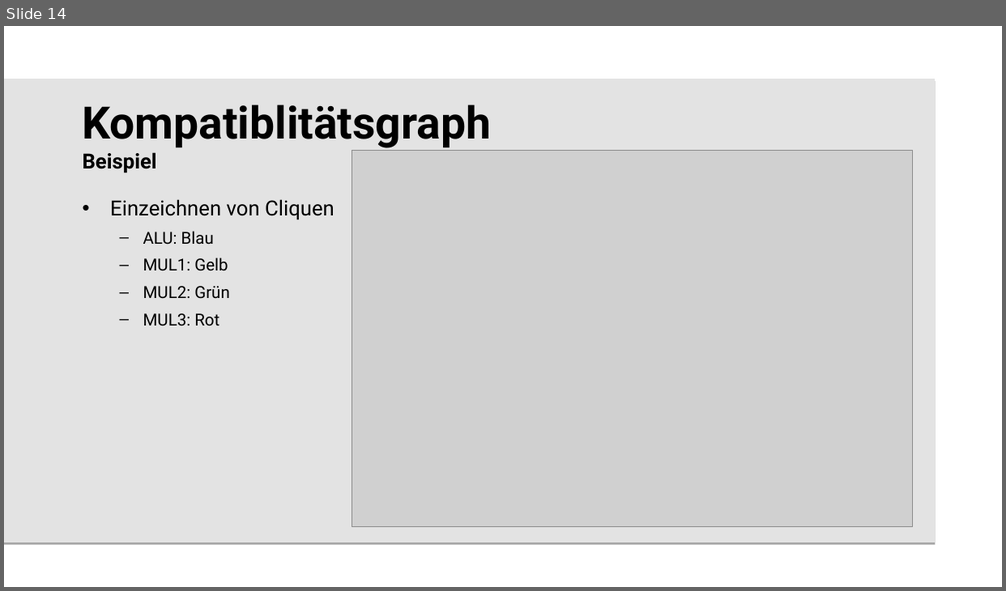
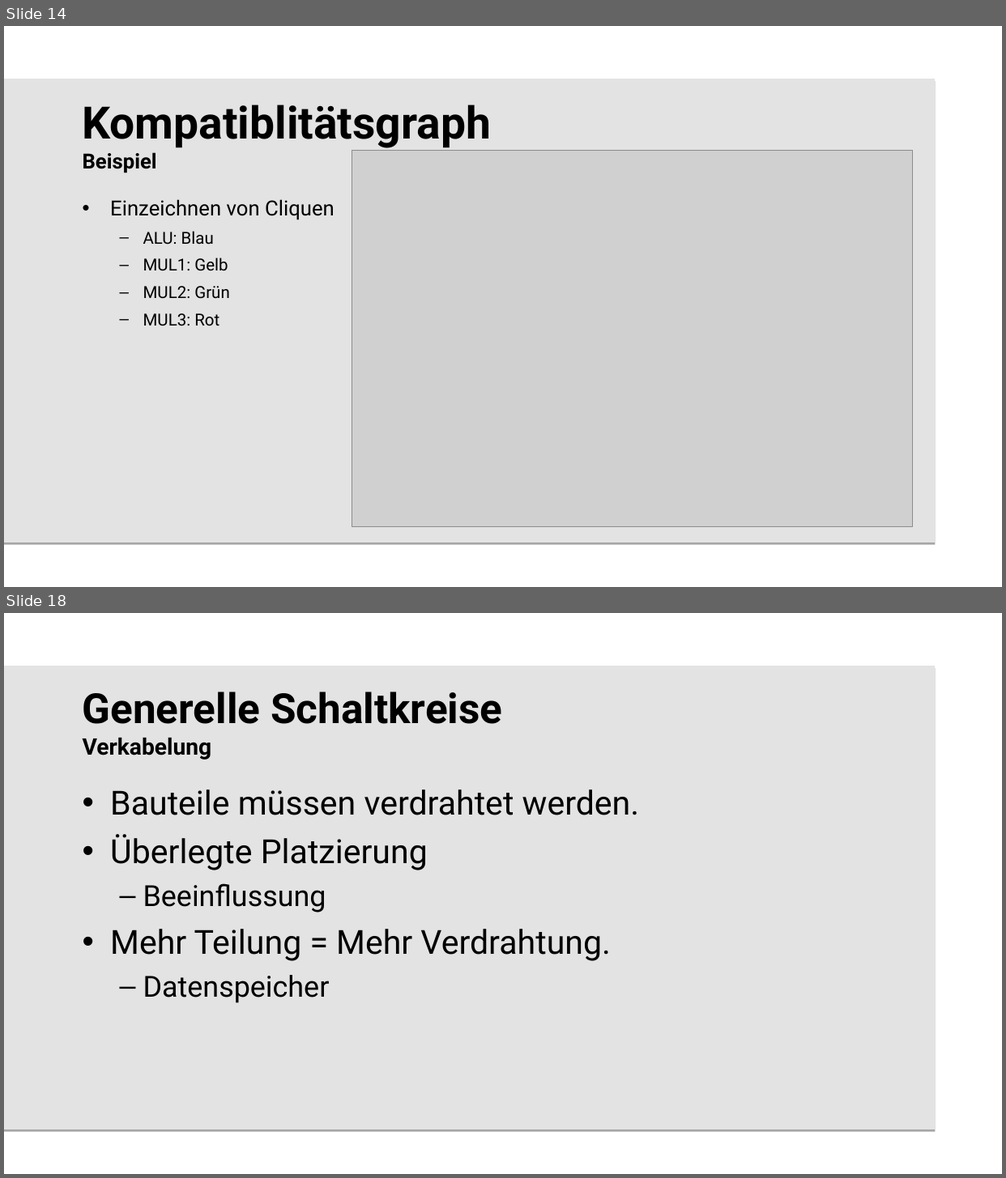
Before and after one commit to beLipinski/HW2, a slide deck: Presentation/Sharing and Binding for General Circuits.odp. Shown one above the other, each under a label of ours: slide 14 before the commit, slides 14 and 18 after it; the slides between them are not shown. The pictures are 1006x591 and 1006x1178 pixels, drawn with LibreOffice and Linux fonts; fonts in the diff are those of the drawing; grey boxes stand for pictures; background and template pictures are left out. Boxes give left, top, right and bottom in pixels: in the first picture for what was removed or moved away, otherwise in the second. Text is boxed around its words. In the diff, an @@ line names an element or a change of style, - is before the commit and + after.

```diff
--- a/Presentation/Sharing and Binding for General Circuits.odp
+++ b/Presentation/Sharing and Binding for General Circuits.odp
@@ slide 18 added at (4, 613, 1002, 1174), background #FFFFFF; not listed: 1 template element that a slide beside it also shows @@
@@ title added at (83, 692, 502, 760), 40 pt, text #000000, bold @@
+Generelle Schaltkreise
+Verkabelung
@@ text added at (110, 790, 640, 1003), 32 pt, text #000000 @@
+• Bauteile müssen verdrahtet werden.
+• Überlegte Platzierung
+  – Beeinflussung
+• Mehr Teilung = Mehr Verdrahtung.
+  – Datenspeicher
```
Also in this commit, not shown: 10 slides changed, 6 other slides added.
